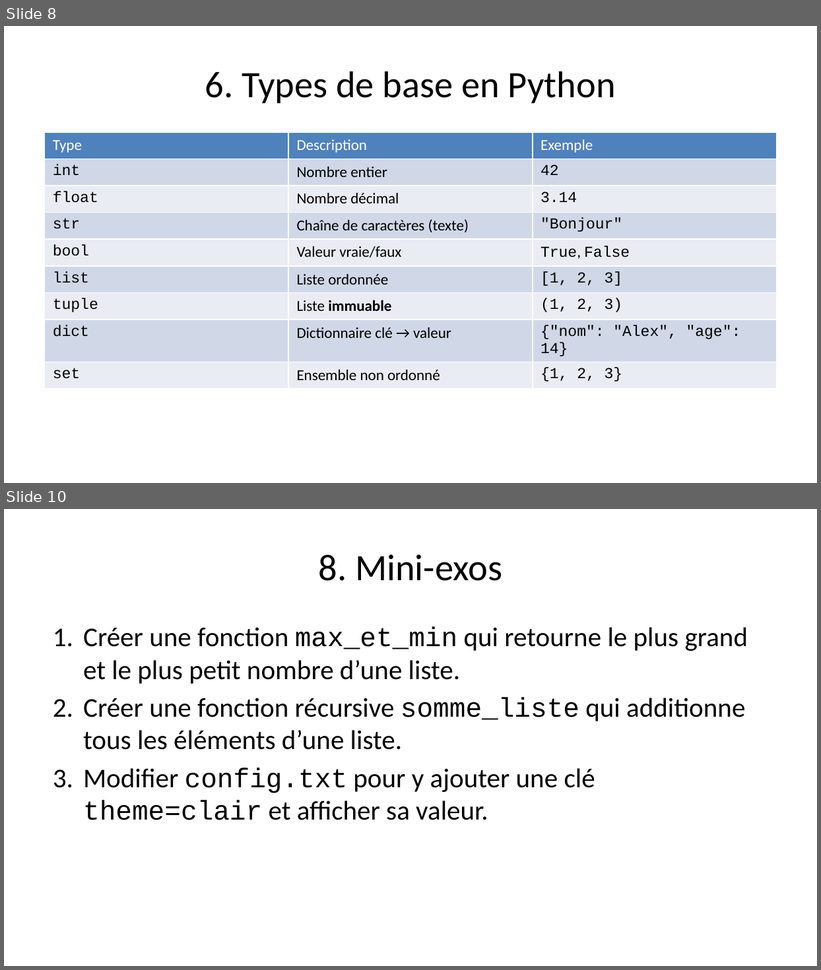
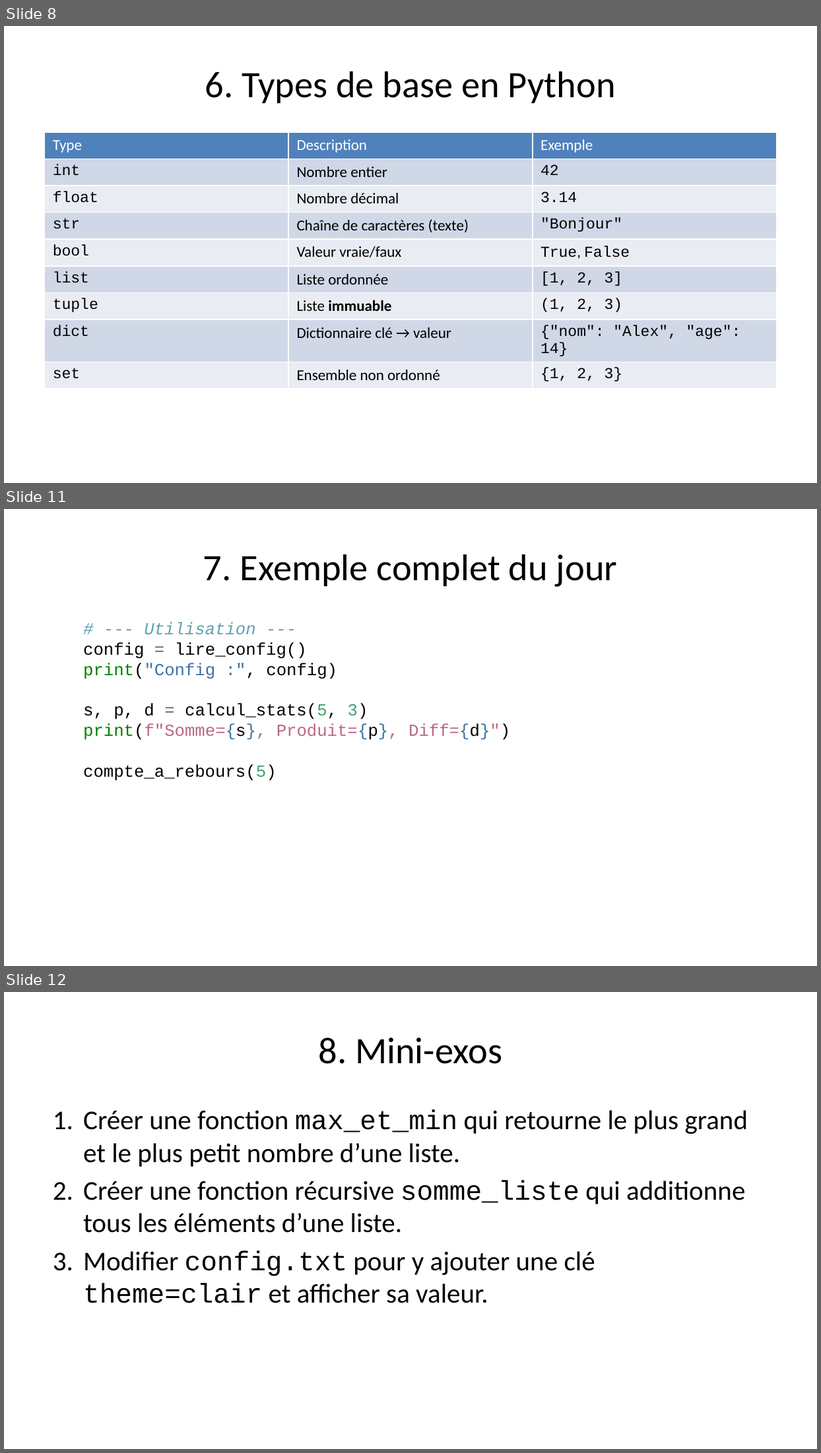
Before and after one commit to PierreKoerber/PythonWorkshop, a slide deck: jour03/presentation.pptx. Shown one above the other, each under a label of ours: slides 8 and 10 before the commit, slides 8, 11 and 12 after it; the slides between them are not shown. The pictures are 821x970 and 821x1453 pixels, drawn with LibreOffice and Linux fonts; fonts in the diff are those of the drawing. Boxes give left, top, right and bottom in pixels: in the first picture for what was removed or moved away, otherwise in the second. Text is boxed around its words. In the diff, an @@ line names an element or a change of style, - is before the commit and + after.

```diff
--- a/jour03/presentation.pptx
+++ b/jour03/presentation.pptx
@@ slide 11 added at (4,509,817,966), background #FFFFFF @@
@@ title added at (203,554,618,587), 33 pt, text #000000 @@
+7. Exemple complet du jour
@@ text added at (83,622,510,781), 15 pt, text #000000 @@
+# --- Utilisation ---
+config = lire_config()
+print("Config :", config)
+s, p, d = calcul_stats(5, 3)
+print(f"Somme={s}, Produit={p}, Diff={d}")
+compte_a_rebours(5)
@@ what was slide 10 is now slide 12 @@
```
Also in this commit, not shown: 4 slides changed, 1 other slide added, 1 slide removed, 4 other files.
